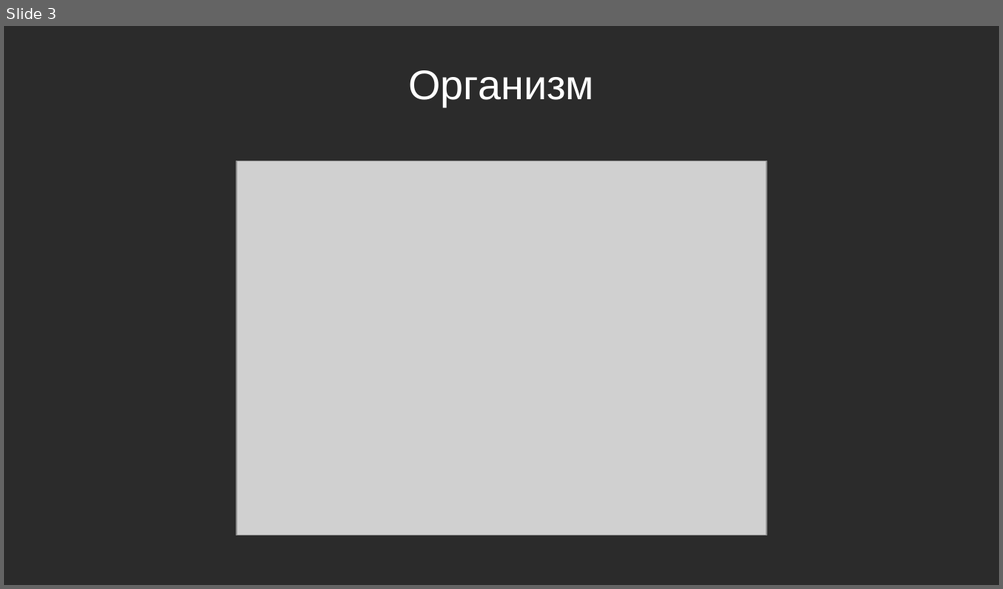
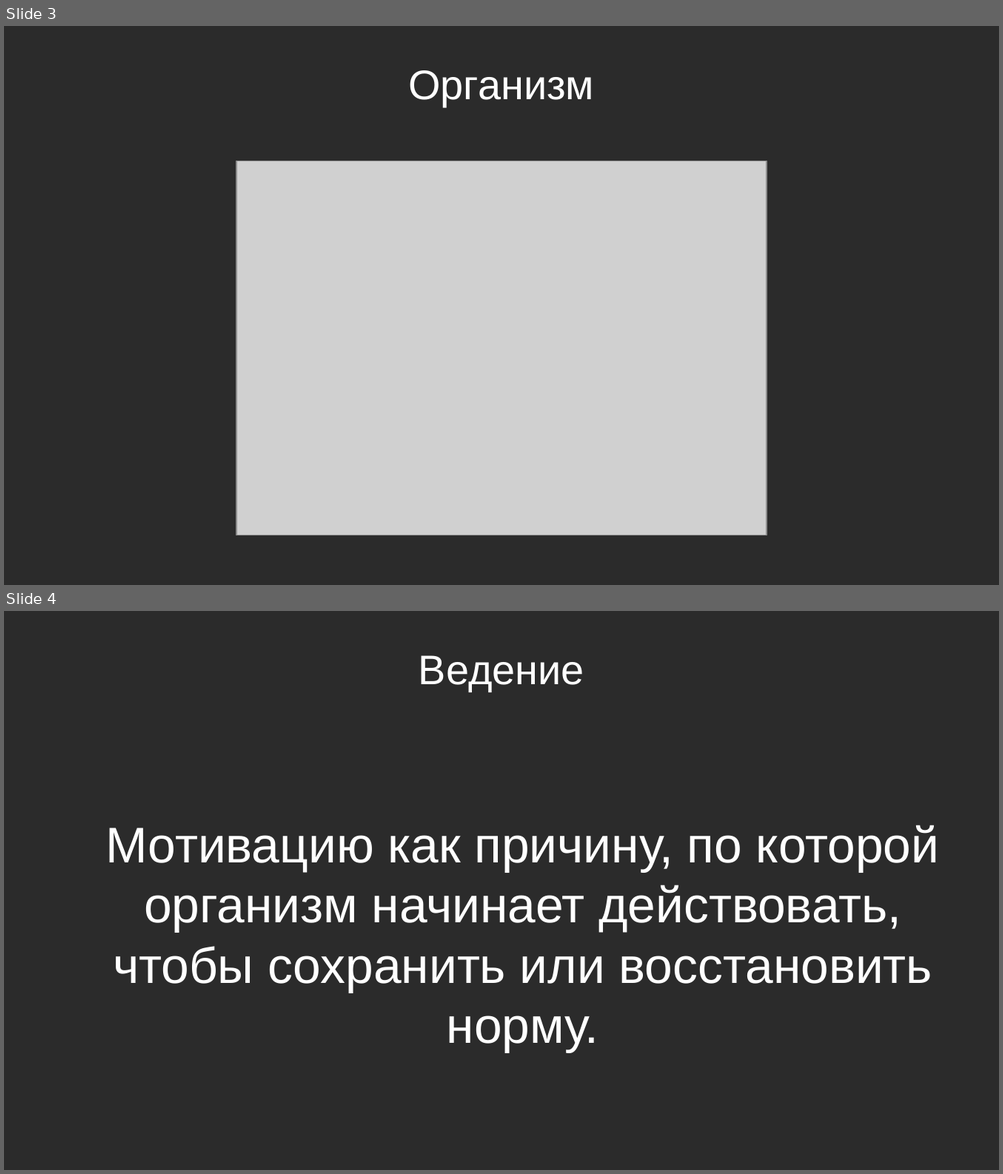
Before and after one commit to Chularev/articles, a slide deck: Psychology/Гомеостаз и мотивация (практика).odp. Shown one above the other, each under a label of ours: slide 3 before the commit, slides 3 and 4 after it. The pictures are 1003x589 and 1003x1174 pixels, drawn with LibreOffice and Linux fonts; fonts in the diff are those of the drawing; grey boxes stand for pictures; background and template pictures are left out; a plain dark background stands for a picture behind light text. Boxes give left, top, right and bottom in pixels: in the first picture for what was removed or moved away, otherwise in the second. Text is boxed around its words. In the diff, an @@ line names an element or a change of style, - is before the commit and + after.

Commit message:
tmp

```diff
--- a/Psychology/Гомеостаз и мотивация (практика).odp
+++ b/Psychology/Гомеостаз и мотивация (практика).odp
@@ slide 4 added at (x1=4, y1=611, x2=999, y2=1170), background picture (left out) @@
@@ title added at (x1=418, y1=655, x2=584, y2=692), 33 pt, text #FFFFFF @@
+Ведение
@@ text added at (x1=106, y1=825, x2=939, y2=1053), 40 pt, text #FFFFFF @@
+Мотивацию как причину, по которой организм начинает действовать, чтобы сохранить или восстановить норму.
```
